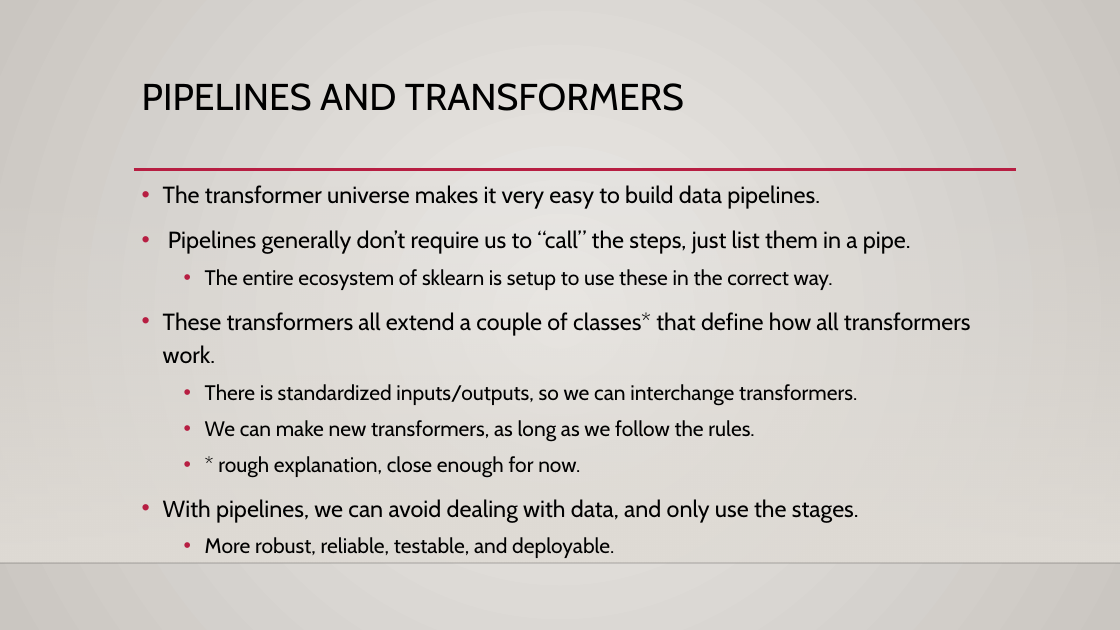
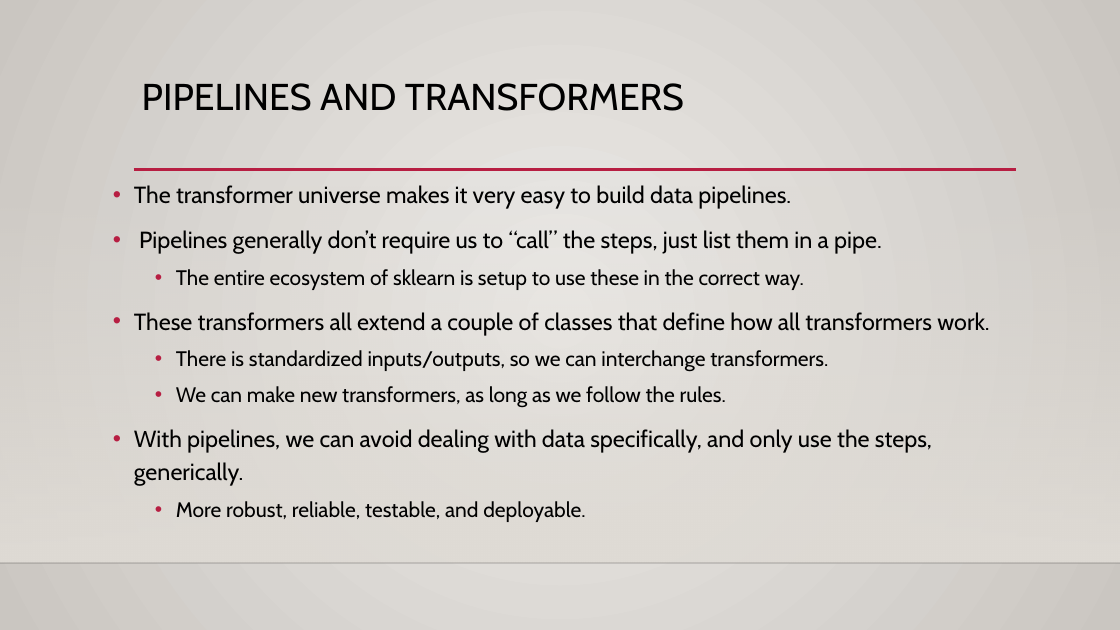
Before and after one commit to AkeemSemper/ML_for_Non_DS_Students, a slide deck: slide 8 of course_resources/slides/Used/014_pipelines.pptx. Drawn at 1120x630 pixels with LibreOffice and Linux fonts; fonts in the diff are those of the drawing; background and template pictures are left out. Boxes give left, top, right and bottom in pixels: in the first picture for what was removed or moved away, otherwise in the second. Text is boxed around its words. In the diff, an @@ line names an element or a change of style, - is before the commit and + after.

```diff
--- a/course_resources/slides/Used/014_pipelines.pptx
+++ b/course_resources/slides/Used/014_pipelines.pptx
@@ text "The transformer universe makes it ...": place and size @@
-text "The transformer universe makes it ..." at (163,185,971,558)
+text "The transformer universe makes it ..." at (134,185,989,522)
@@ text at (134,312,989,335): text changed @@
-• These transformers all extend a couple of classes* that define how all transformers work.
+• These transformers all extend a couple of classes that define how all transformers work.
@@ text at (134,429,932,486): text changed @@
-  • * rough explanation, close enough for now.
-• With pipelines, we can avoid dealing with data, and only use the stages.
+• With pipelines, we can avoid dealing with data specifically, and only use the steps, generically.
```
Also in this commit, not shown: 3 other slides changed, 3 slides added, 4 other files.
